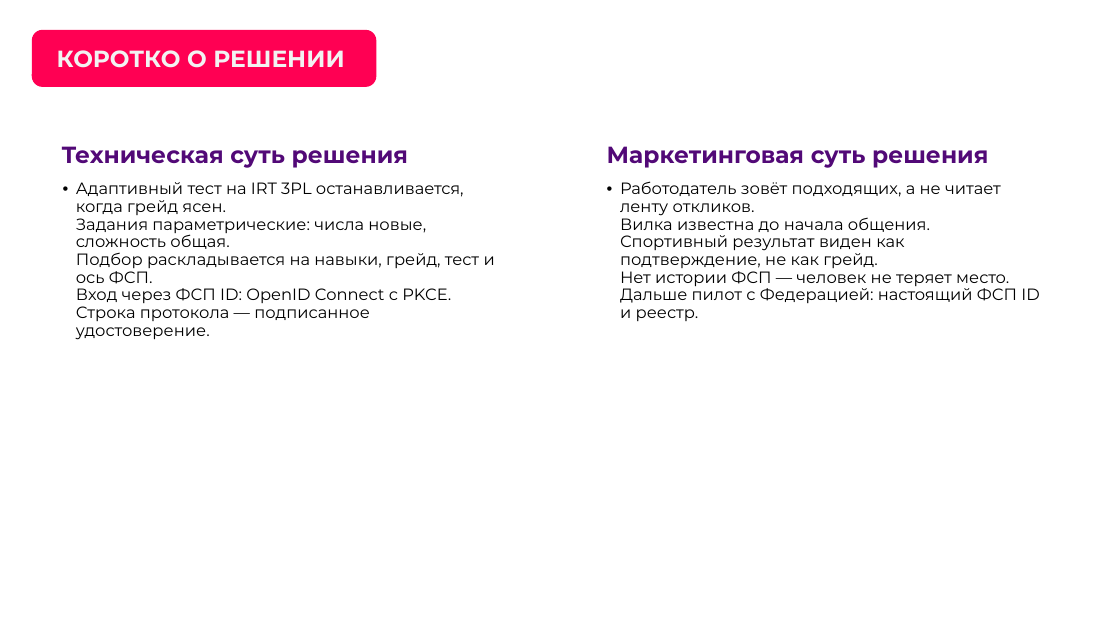
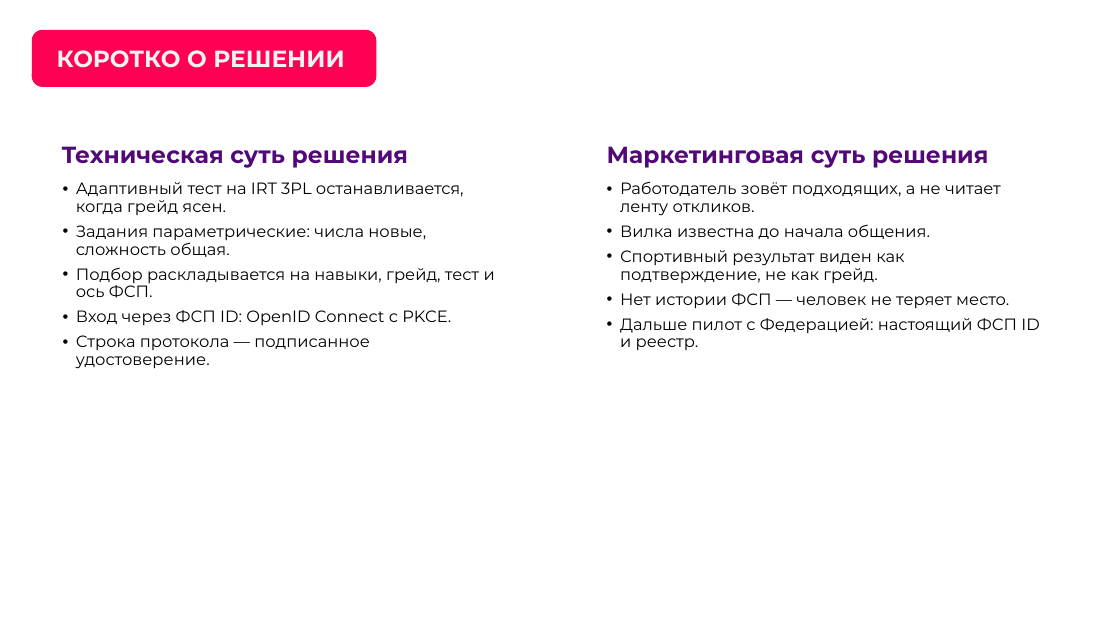
Before and after one commit to KonkovDV/fsp-talent, a slide deck: slide 5 of docs/pitch.pptx. Drawn at 1120x630 pixels with LibreOffice and Linux fonts; fonts in the diff are those of the drawing; background and template pictures are left out. Boxes give left, top, right and bottom in pixels: in the first picture for what was removed or moved away, otherwise in the second. Text is boxed around its words. In the diff, an @@ line names an element or a change of style, - is before the commit and + after.

```diff
--- a/docs/pitch.pptx
+++ b/docs/pitch.pptx
@@ text at [76, 182, 495, 369]: text changed @@
-• Адаптивный тест на IRT 3PL останавливается, когда грейд ясен.
-  Задания параметрические: числа новые, сложность общая.
-  Подбор раскладывается на навыки, грейд, тест и ось ФСП.
-  Вход через ФСП ID: OpenID Connect с PKCE.
-  Строка протокола — подписанное удостоверение.
+• Адаптивный тест на IRT 3PL останавливается, когда грейд ясен.
+• Задания параметрические: числа новые, сложность общая.
+• Подбор раскладывается на навыки, грейд, тест и ось ФСП.
+• Вход через ФСП ID: OpenID Connect с PKCE.
+• Строка протокола — подписанное удостоверение.
@@ text at [620, 181, 1039, 350]: text changed @@
-• Работодатель зовёт подходящих, а не читает ленту откликов.
-  Вилка известна до начала общения.
-  Спортивный результат виден как подтверждение, не как грейд.
-  Нет истории ФСП — человек не теряет место.
-  Дальше пилот с Федерацией: настоящий ФСП ID и реестр.
+• Работодатель зовёт подходящих, а не читает ленту откликов.
+• Вилка известна до начала общения.
+• Спортивный результат виден как подтверждение, не как грейд.
+• Нет истории ФСП — человек не теряет место.
+• Дальше пилот с Федерацией: настоящий ФСП ID и реестр.
```
Also in this commit, not shown: 17 other files.
